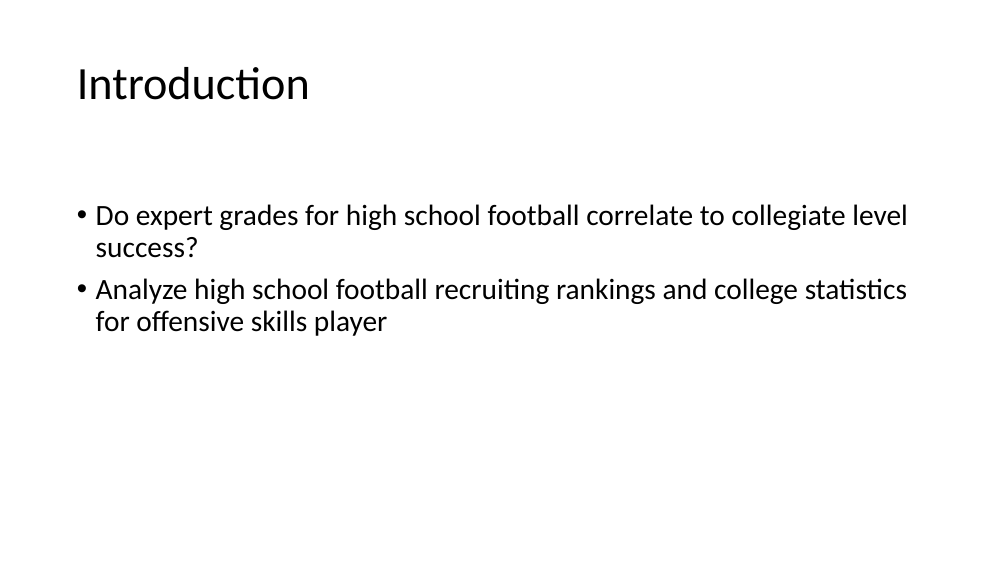
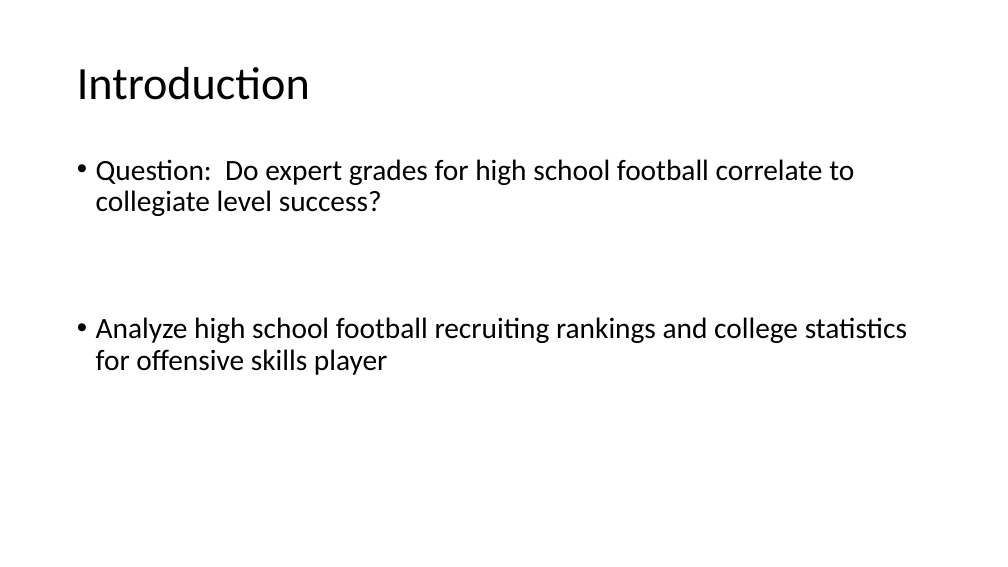
Before and after one commit to dgsorensen/GroupProject, a slide deck: slide 2 of Documentation/Group Presentation.pptx. Drawn at 1008x567 pixels with LibreOffice and Linux fonts; fonts in the diff are those of the drawing. Boxes give left, top, right and bottom in pixels: in the first picture for what was removed or moved away, otherwise in the second. Text is boxed around its words. In the diff, an @@ line names an element or a change of style, - is before the commit and + after.

```diff
--- a/Documentation/Group Presentation.pptx
+++ b/Documentation/Group Presentation.pptx
@@ text at <box>96,159,854,216</box>: text changed @@
-• Do expert grades for high school football correlate to collegiate level success?
+• Question: Do expert grades for high school football correlate to collegiate level success?
```
